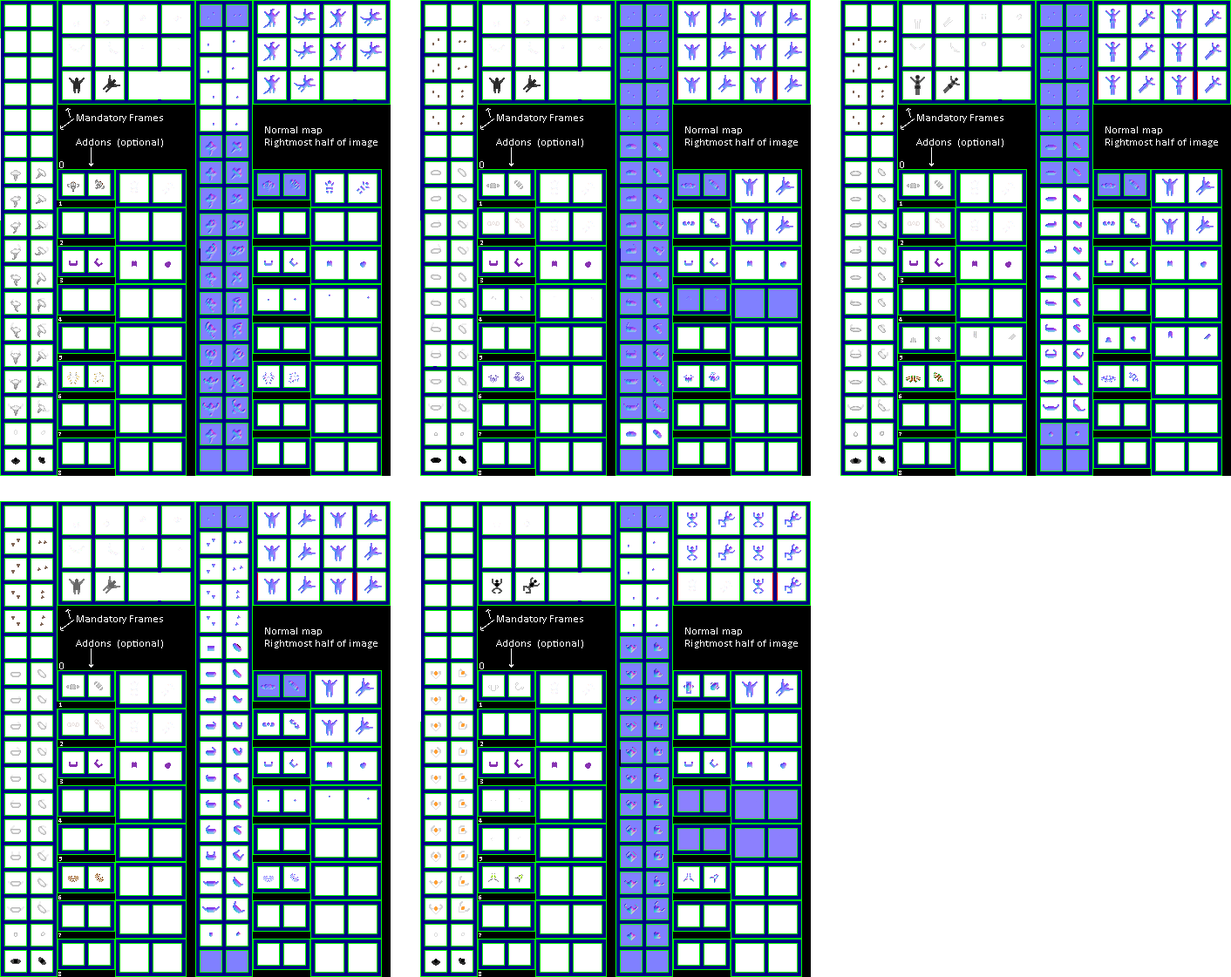
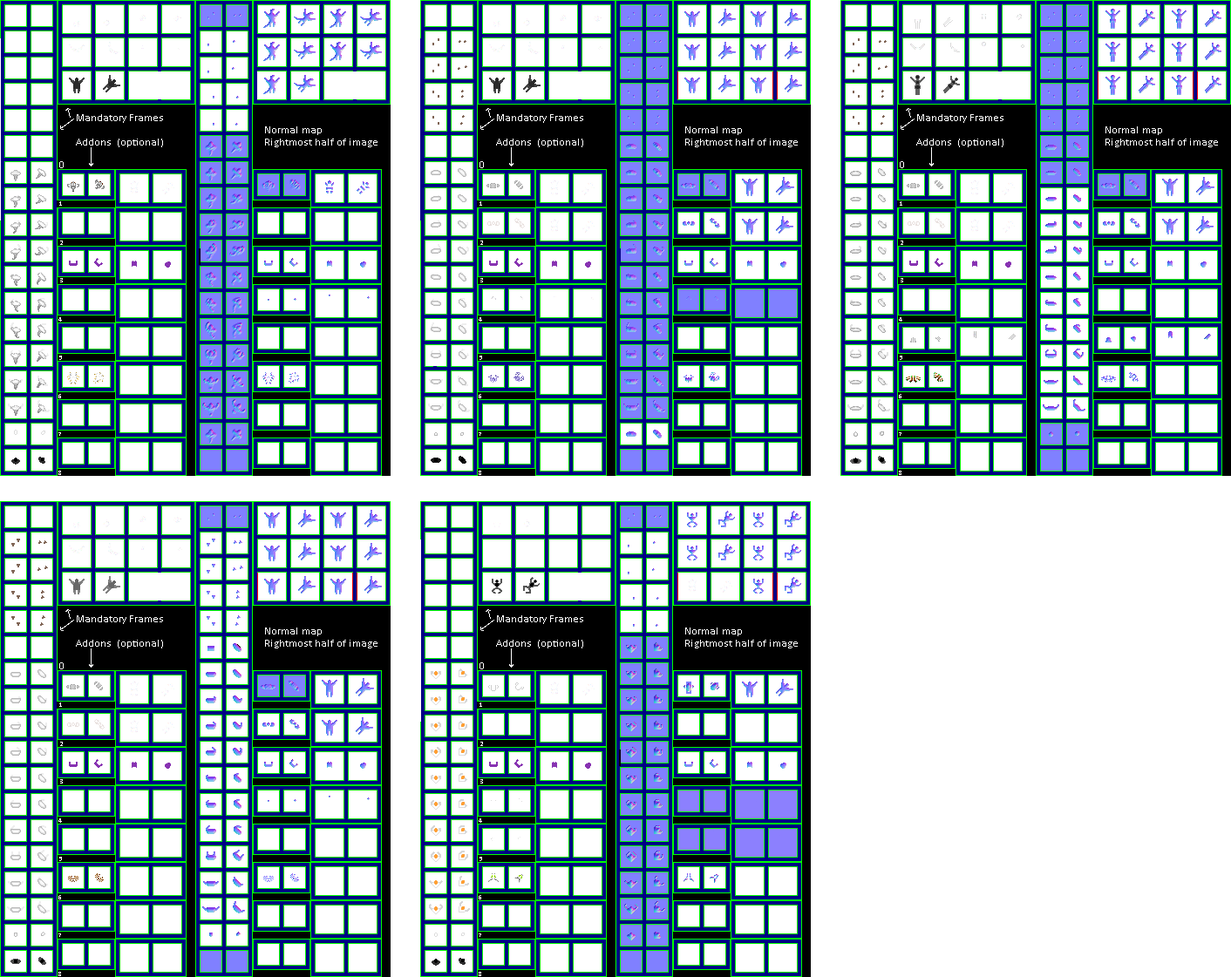
Comparing the layer stacks of the two 1231 × 977 images. Changes:
pixels changed over [905, 372, 944, 383] (layer not identified)
